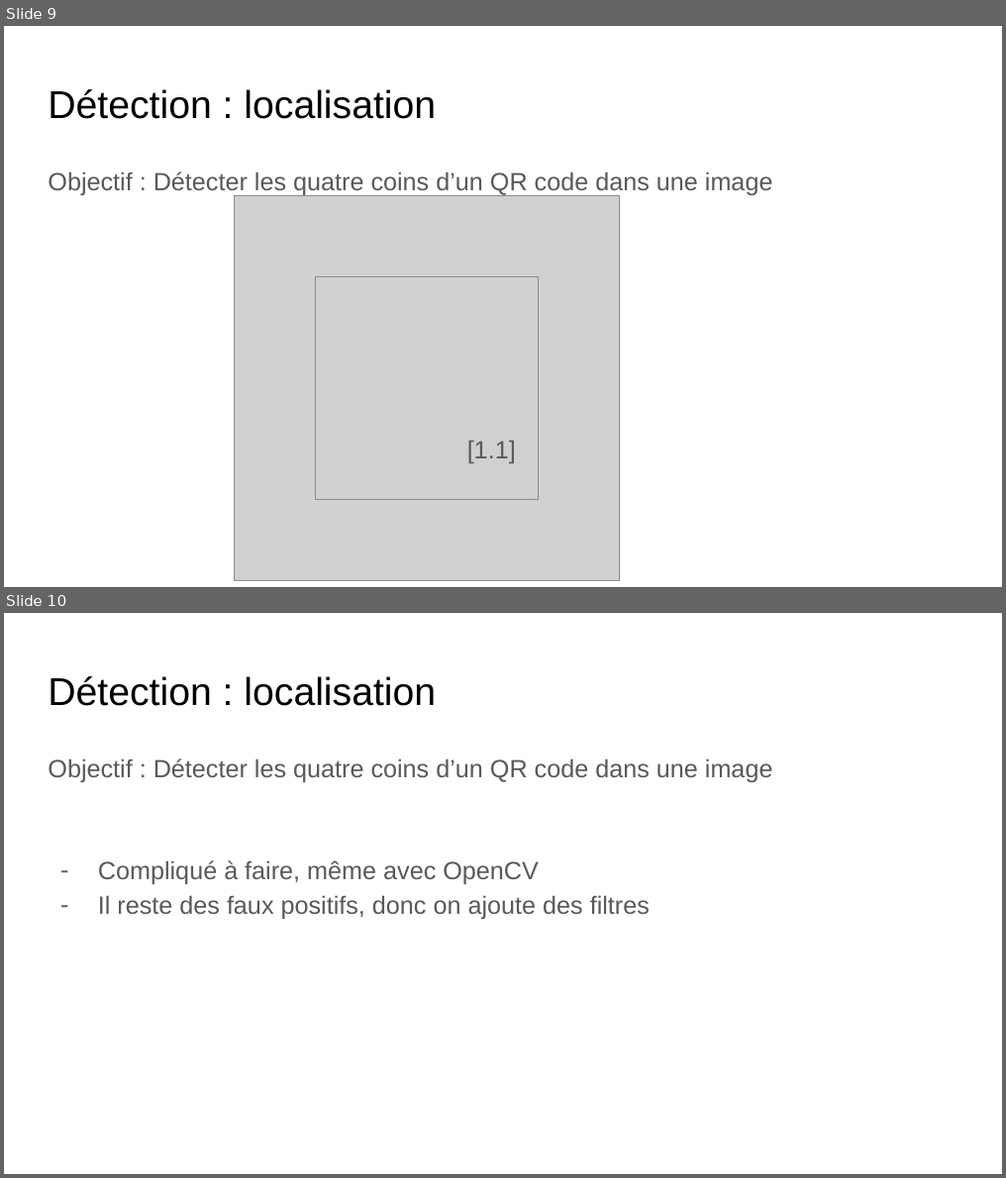
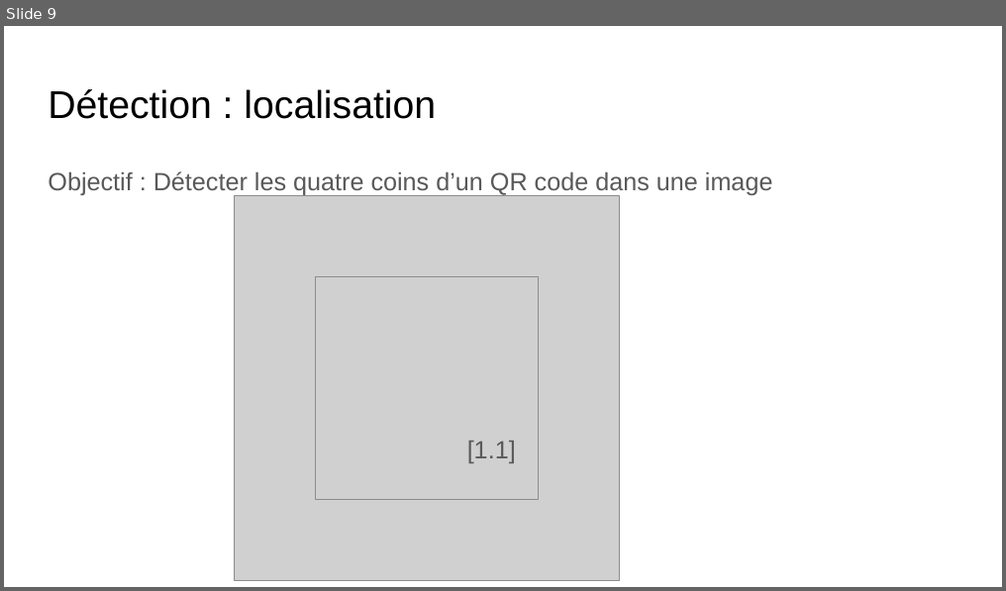
Before and after one commit to benoitmasson/qrcode-demo, a slide deck: slides/QR Codes.odp. Shown one above the other, each under a label of ours: slides 9 and 10 before the commit, slide 9 after it. The pictures are 1006x1178 and 1006x591 pixels, drawn with LibreOffice and Linux fonts; fonts in the diff are those of the drawing; grey boxes stand for pictures. Boxes give left, top, right and bottom in pixels: in the first picture for what was removed or moved away, otherwise in the second. Text is boxed around its words. In the diff, an @@ line names an element or a change of style, - is before the commit and + after.

```diff
--- a/slides/QR Codes.odp
+++ b/slides/QR Codes.odp
@@ slide 10 removed at box(4, 613, 1002, 1174), background #FFFFFF @@
@@ title removed at box(48, 676, 436, 706) @@
-Détection : localisation
@@ text removed at box(48, 759, 773, 919) @@
-Objectif : Détecter les quatre coins d’un QR code dans une image
-– Compliqué à faire, même avec OpenCV
-– Il reste des faux positifs, donc on ajoute des filtres
```
Also in this commit, not shown: 19 slides changed, 5 slides added, 1 other slide removed, 1 other file.
